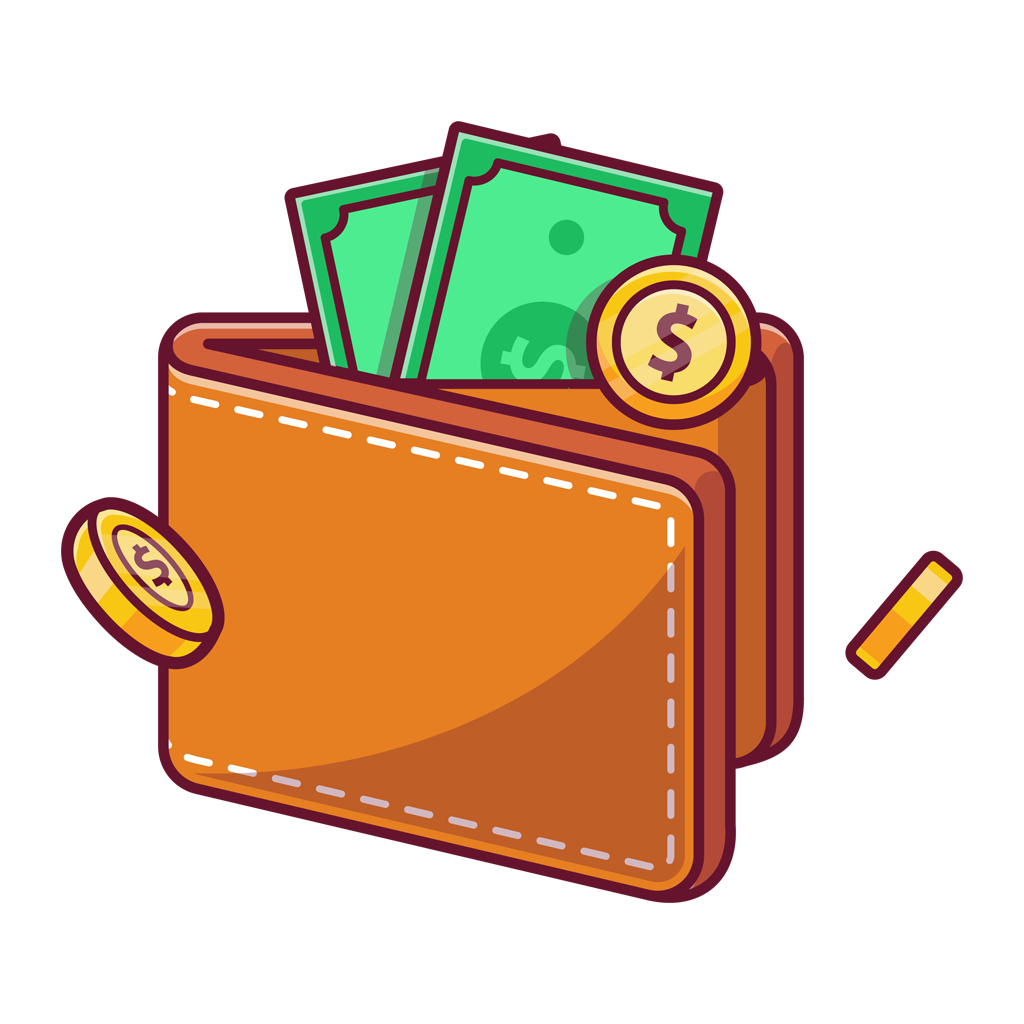
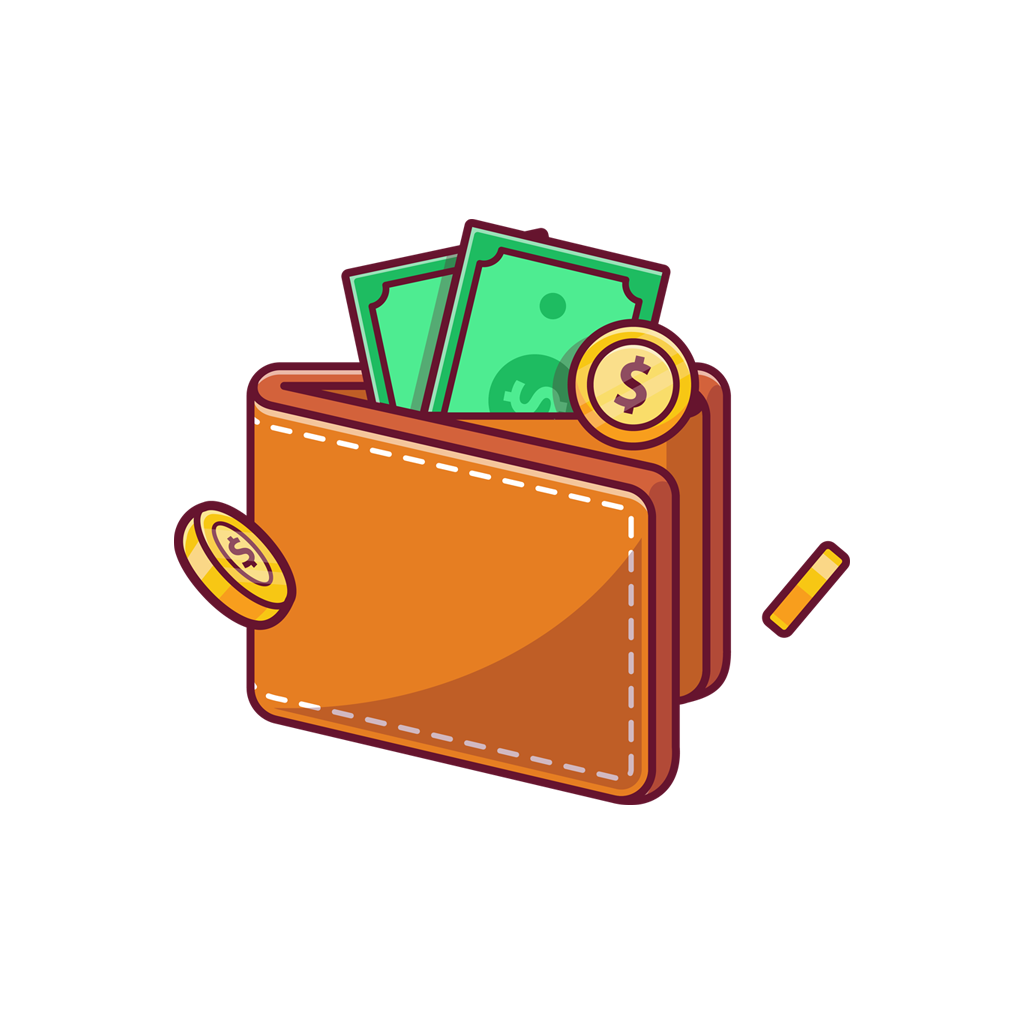
Layered file, before and after one edit (1024 x 1024). Changes by layer:
painted on "Katman 2" over [61, 121, 963, 903]
